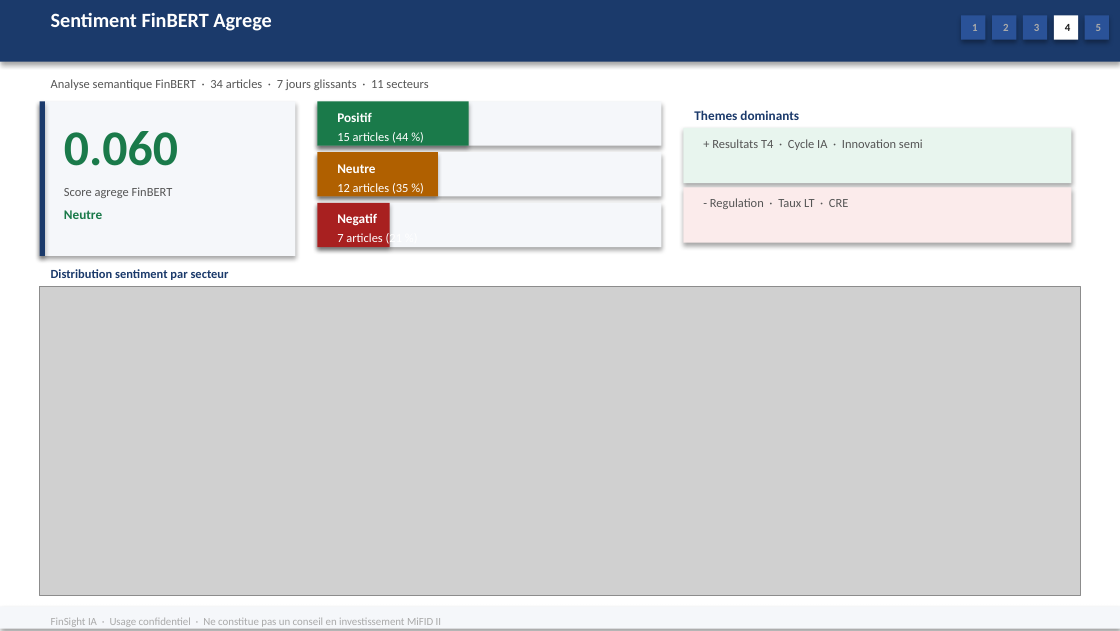
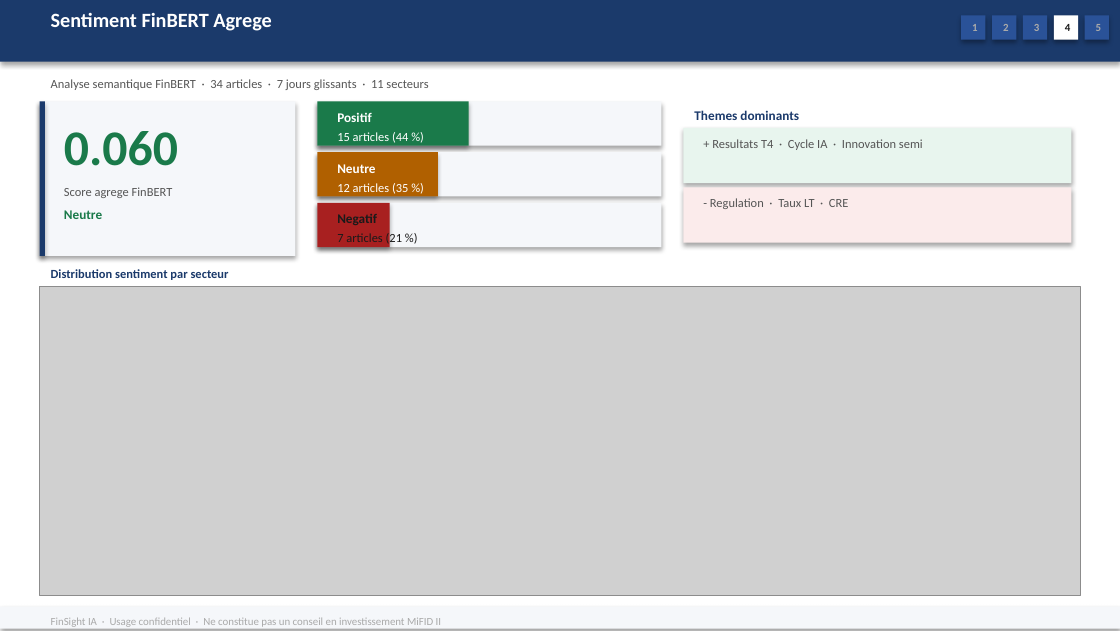
Before and after one commit to baptistejeh07-art/finsight-ia, a slide deck: slide 19 of preview/indice_SP_500/indice_SP_500.pptx. Drawn at 1120x631 pixels with LibreOffice and Linux fonts; fonts in the diff are those of the drawing; grey boxes stand for pictures. Boxes give left, top, right and bottom in pixels: in the first picture for what was removed or moved away, otherwise in the second. Text is boxed around its words. In the diff, an @@ line names an element or a change of style, - is before the commit and + after.

```diff
--- a/preview/indice_SP_500/indice_SP_500.pptx
+++ b/preview/indice_SP_500/indice_SP_500.pptx
@@ text "Negatif" at box(337, 214, 377, 225): text colour #FFFFFF to #1A1A1A @@
@@ text "7 articles (21 %)" at box(337, 232, 402, 246): text colour #FFFFFF to #1A1A1A @@
```
Also in this commit, not shown: 8 other slides changed, 1 other file.
